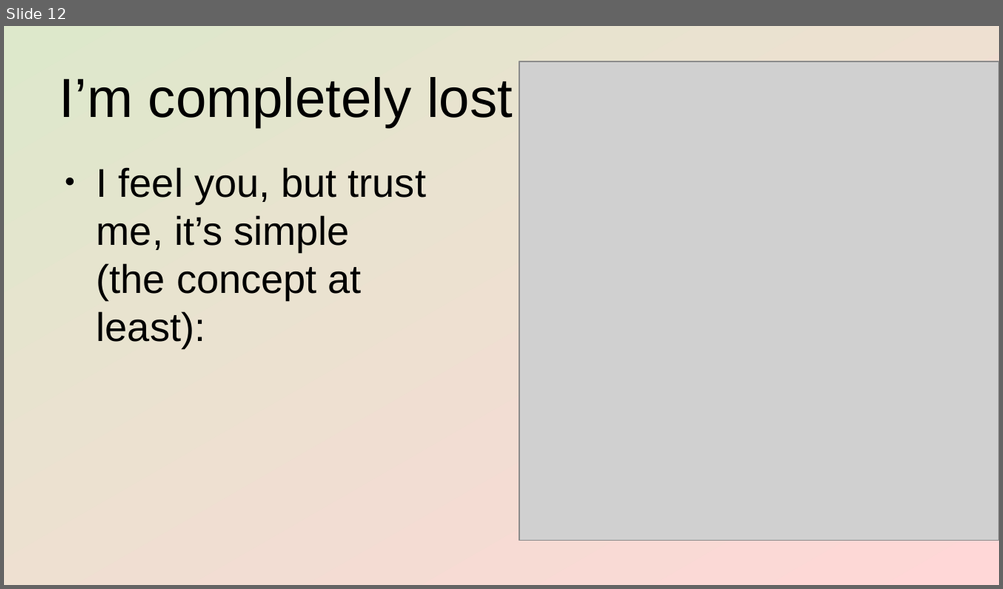
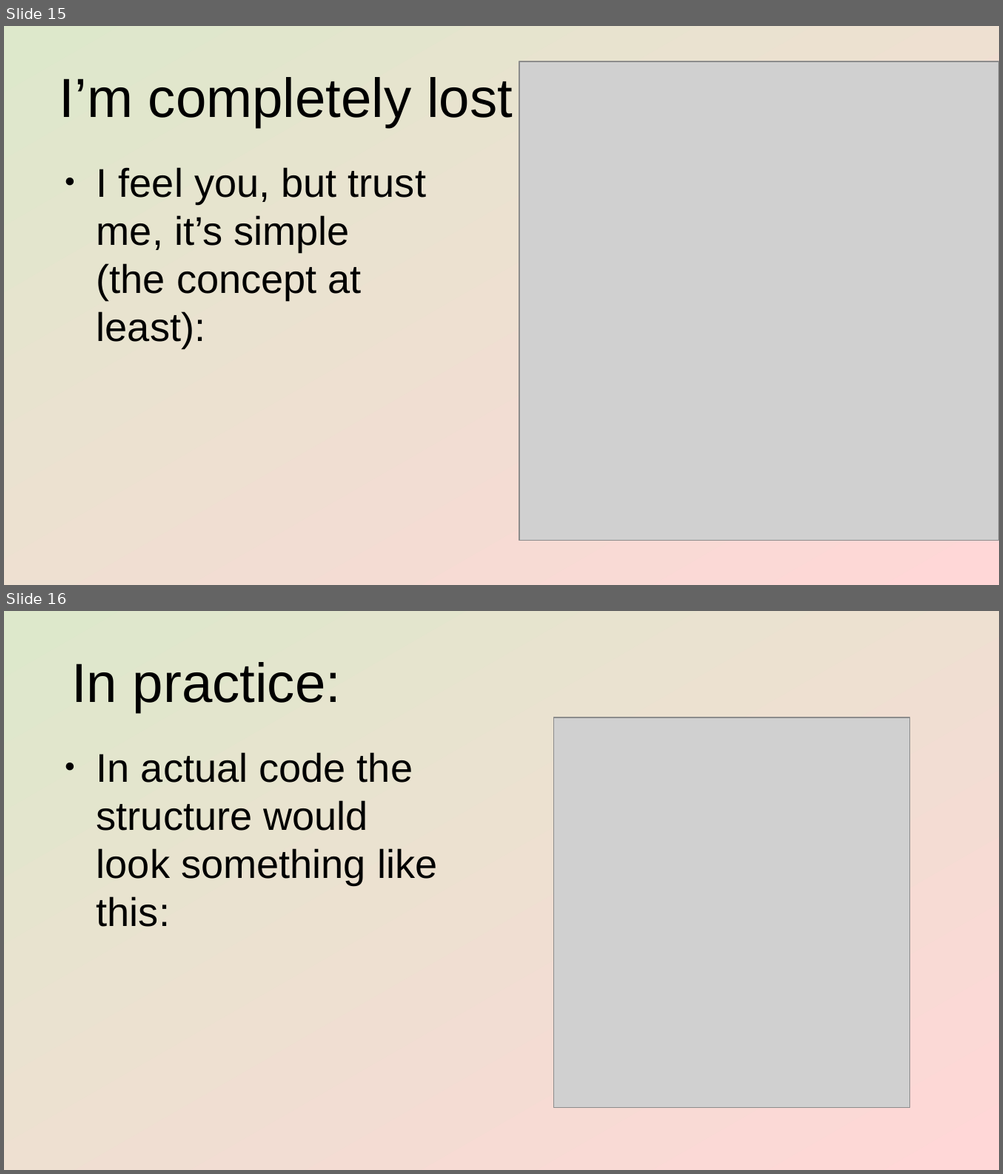
Before and after one commit to HalaszMateSandor-T1TNWL/Graphics, a slide deck: feladat/presentation/AABB_and_collision.odp. Shown one above the other, each under a label of ours: slide 12 before the commit, slides 15 and 16 after it. The pictures are 1003x589 and 1003x1174 pixels, drawn with LibreOffice and Linux fonts; fonts in the diff are those of the drawing; grey boxes stand for pictures. Boxes give left, top, right and bottom in pixels: in the first picture for what was removed or moved away, otherwise in the second. Text is boxed around its words. In the diff, an @@ line names an element or a change of style, - is before the commit and + after.

Commit message:
Added example BVH structure

```diff
--- a/feladat/presentation/AABB_and_collision.odp
+++ b/feladat/presentation/AABB_and_collision.odp
@@ slide 16 added at [4, 611, 999, 1170], background gradient #DDE8CB to #FFD7D7 @@
@@ title added at [71, 662, 341, 712], 44 pt, text #000000 @@
+In practice:
@@ picture added at [554, 718, 910, 1108] @@
@@ text added at [96, 752, 437, 927], 32 pt, text #000000 @@
+● In actual code the structure would look something like this:
@@ what was slide 12 is now slide 15 @@
```
Also in this commit, not shown: 4 slides changed, 4 other slides added, 7 other files.
